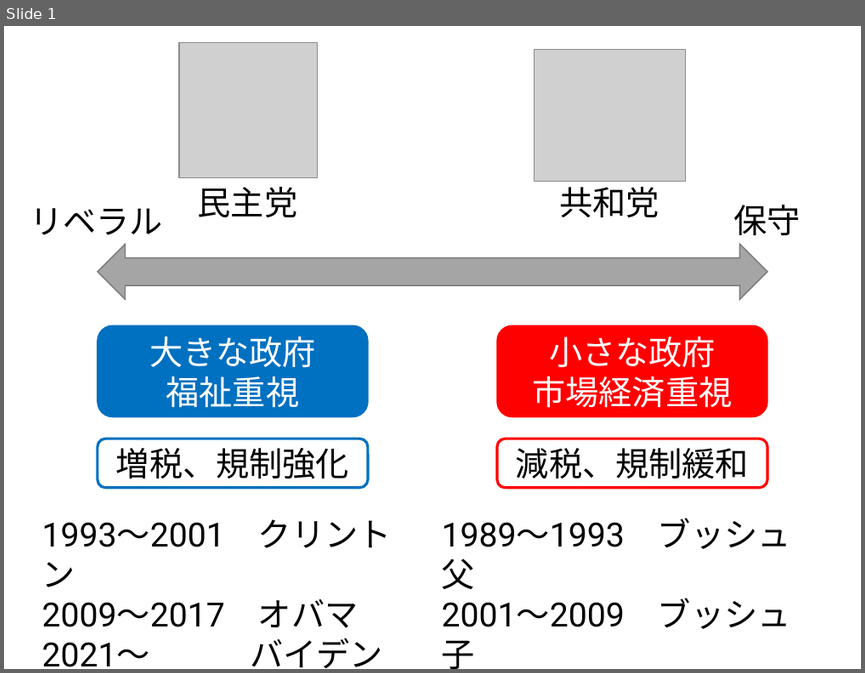
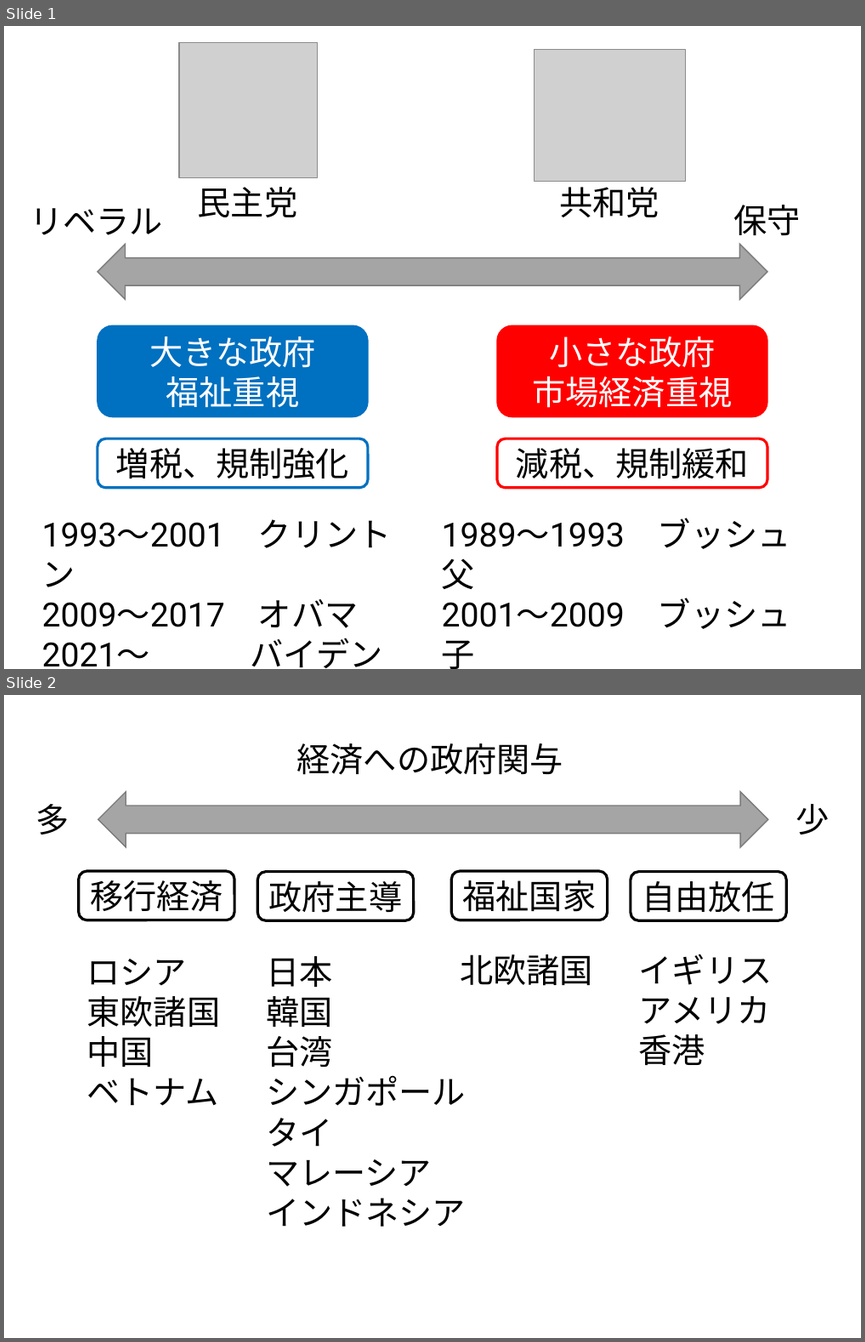
Before and after one commit to takaozinho/takaozinho.github.io, a slide deck: 図.pptx. Shown one above the other, each under a label of ours: slide 1 before the commit, slides 1 and 2 after it. The pictures are 865x673 and 865x1342 pixels, drawn with LibreOffice and Linux fonts; fonts in the diff are those of the drawing; grey boxes stand for pictures. Boxes give left, top, right and bottom in pixels: in the first picture for what was removed or moved away, otherwise in the second. Text is boxed around its words. In the diff, an @@ line names an element or a change of style, - is before the commit and + after.

```diff
--- a/図.pptx
+++ b/図.pptx
@@ slide 2 added at [4, 695, 861, 1338], background #FFFFFF @@
@@ text added at [297, 743, 563, 775], 28 pt, text #000000 @@
+経済への政府関与
@@ left right arrow added at [98, 792, 768, 847], fill #A5A5A5, outline #7A7A7A 1 pt @@
@@ text added at [36, 804, 69, 834], 28 pt, text #000000 @@
+多
@@ text added at [796, 804, 829, 834], 28 pt, text #000000 @@
+少
@@ rounded rectangle added at [79, 871, 234, 919], outline #000000 2.25 pt, 28 pt, text #000000 @@
+移行経済
@@ rounded rectangle added at [257, 872, 414, 920], outline #000000 2.25 pt, 28 pt, text #000000 @@
+政府主導
@@ rounded rectangle added at [451, 871, 608, 919], outline #000000 2.25 pt, 28 pt, text #000000 @@
+福祉国家
@@ rounded rectangle added at [630, 872, 786, 920], outline #000000 2.25 pt, 28 pt, text #000000 @@
+自由放任
@@ text added at [87, 959, 221, 1106], 28 pt, text #000000 @@
+ロシア
+東欧諸国
+中国
+ベトナム
@@ text added at [266, 956, 466, 1226], 28 pt, text #000000 @@
+日本
+韓国
+台湾
+シンガポール
+タイ
+マレーシア
+インドネシア
@@ text added at [460, 954, 593, 986], 28 pt, text #000000 @@
+北欧諸国
@@ text added at [639, 953, 772, 1065], 28 pt, text #000000 @@
+イギリス
+アメリカ
+香港
```
Also in this commit, not shown: 1 other slide added, 12 other files.
